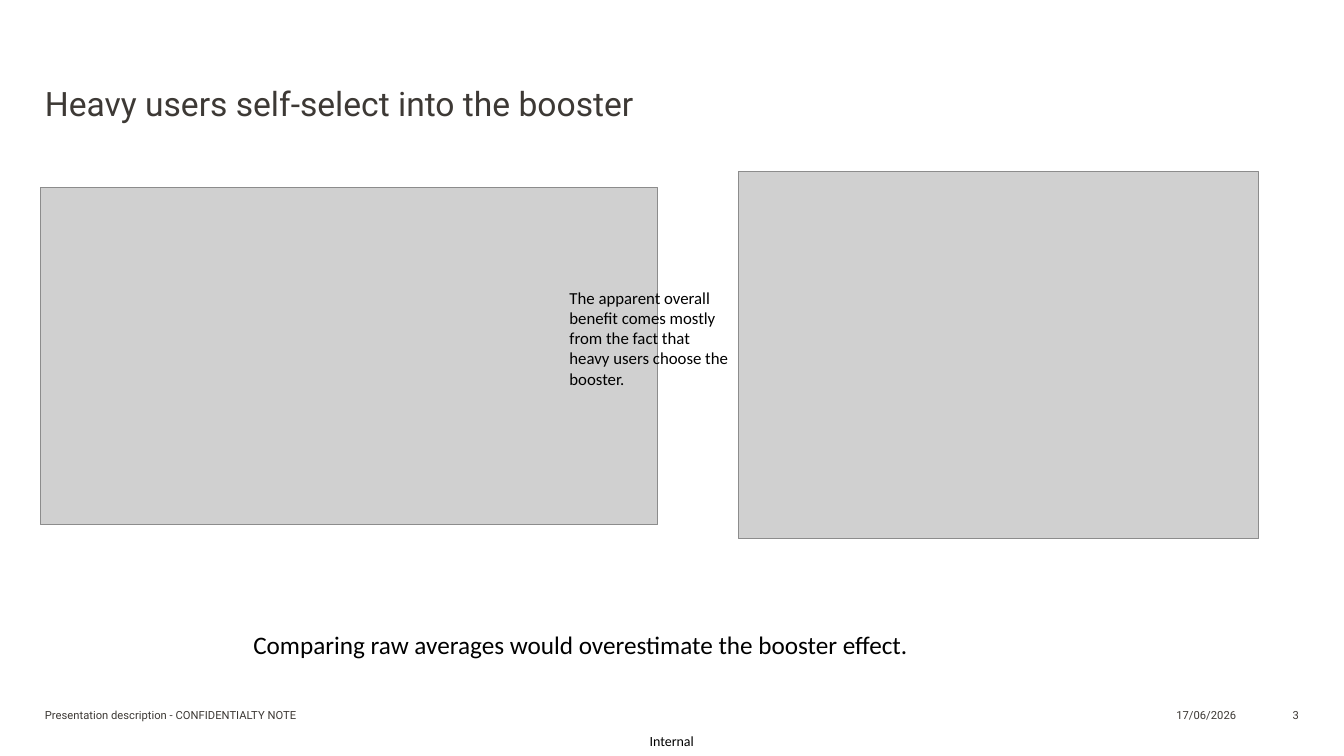
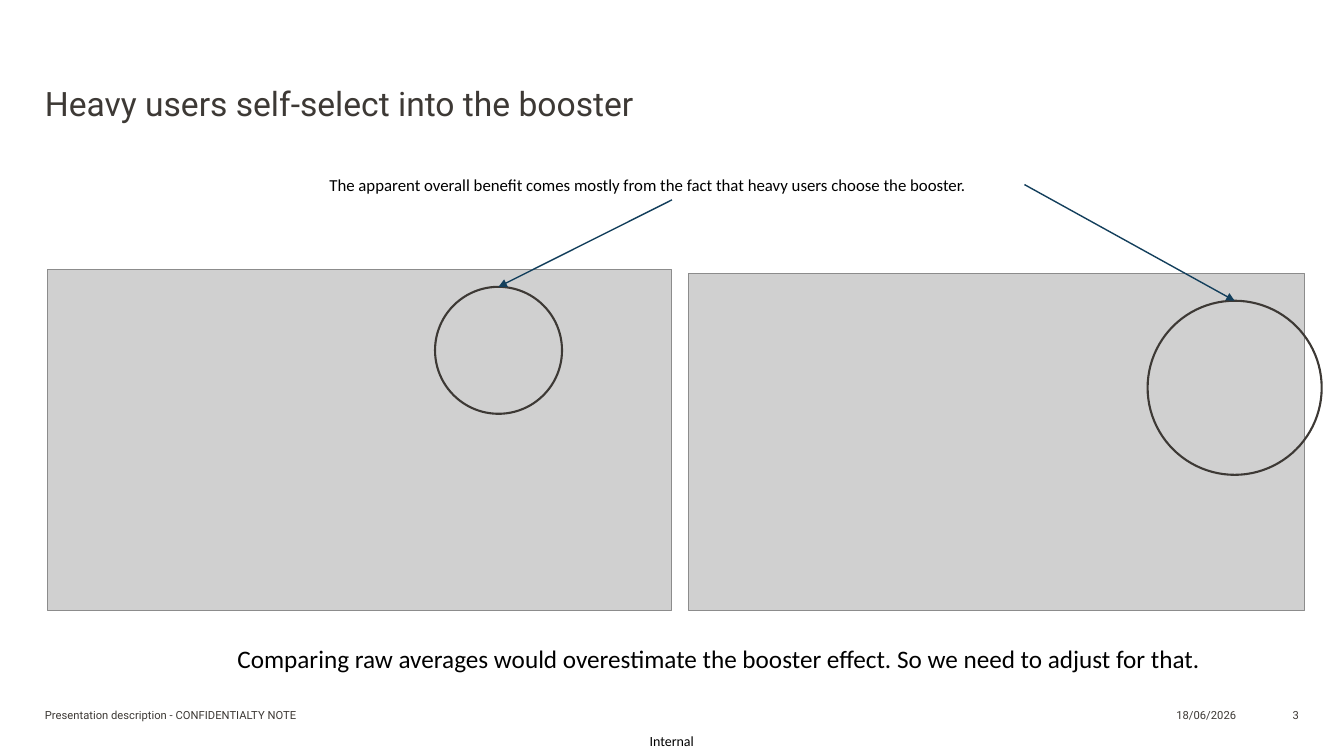
Before and after one commit to babenyshevs/sunrise, a slide deck: slide 3 of presentation_new.pptx. Drawn at 1344x756 pixels with LibreOffice and Linux fonts; fonts in the diff are those of the drawing; grey boxes stand for pictures; background and template pictures are left out. Boxes give left, top, right and bottom in pixels: in the first picture for what was removed or moved away, otherwise in the second. Text is boxed around its words. In the diff, an @@ line names an element or a change of style, - is before the commit and + after.

```diff
--- a/presentation_new.pptx
+++ b/presentation_new.pptx
@@ text "The apparent overall benefit comes ..." rewrapped from (x1=569, y1=291, x2=728, y2=385) to (x1=329, y1=179, x2=965, y2=194) @@
@@ arrow added from (673, 200) to (499, 287), #133F5C 1 pt @@
@@ arrow added from (1024, 185) to (1235, 300), #133F5C 1 pt @@
@@ picture resized from (x1=40, y1=188, x2=657, y2=525) to (x1=47, y1=269, x2=673, y2=611) @@
@@ ellipse added at (x1=436, y1=287, x2=563, y2=414), outline #3D3935 1.5 pt @@
@@ picture resized from (x1=739, y1=171, x2=1259, y2=538) to (x1=689, y1=273, x2=1305, y2=611) @@
@@ ellipse added at (x1=1148, y1=300, x2=1323, y2=475), outline #3D3935 1.5 pt @@
@@ text at (x1=237, y1=650, x2=1199, y2=673): text changed @@
-Comparing raw averages would overestimate the booster effect.
+Comparing raw averages would overestimate the booster effect. So we need to adjust for that.
@@ text at (x1=1176, y1=711, x2=1236, y2=720): text changed @@
-17/06/2026
+18/06/2026
```
Also in this commit, not shown: 2 other slides changed, 8 slides added, 6 other files.
